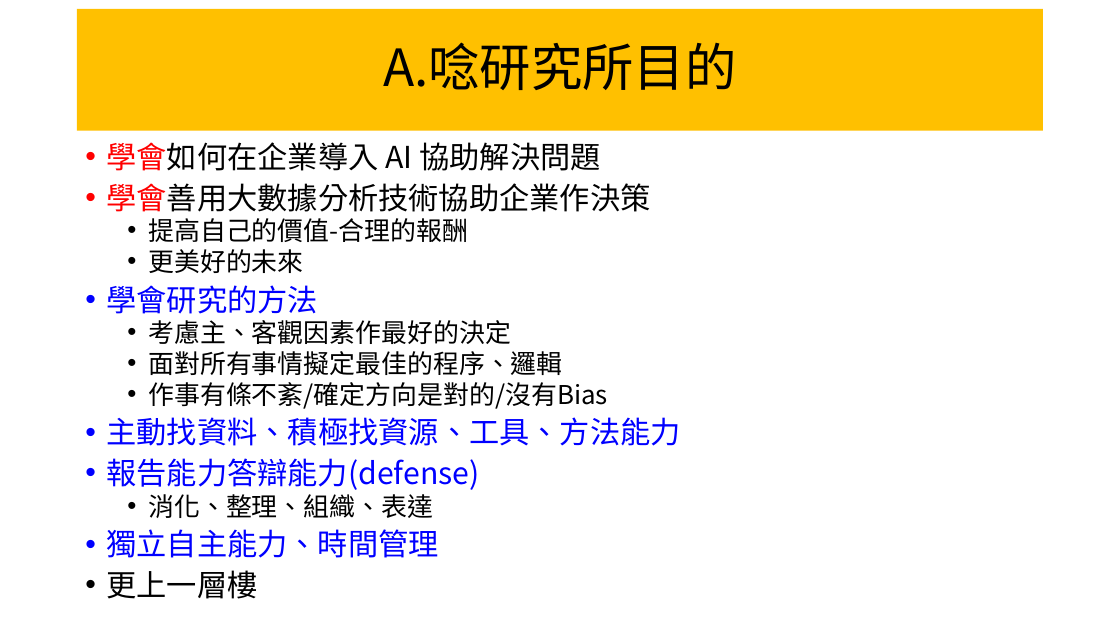
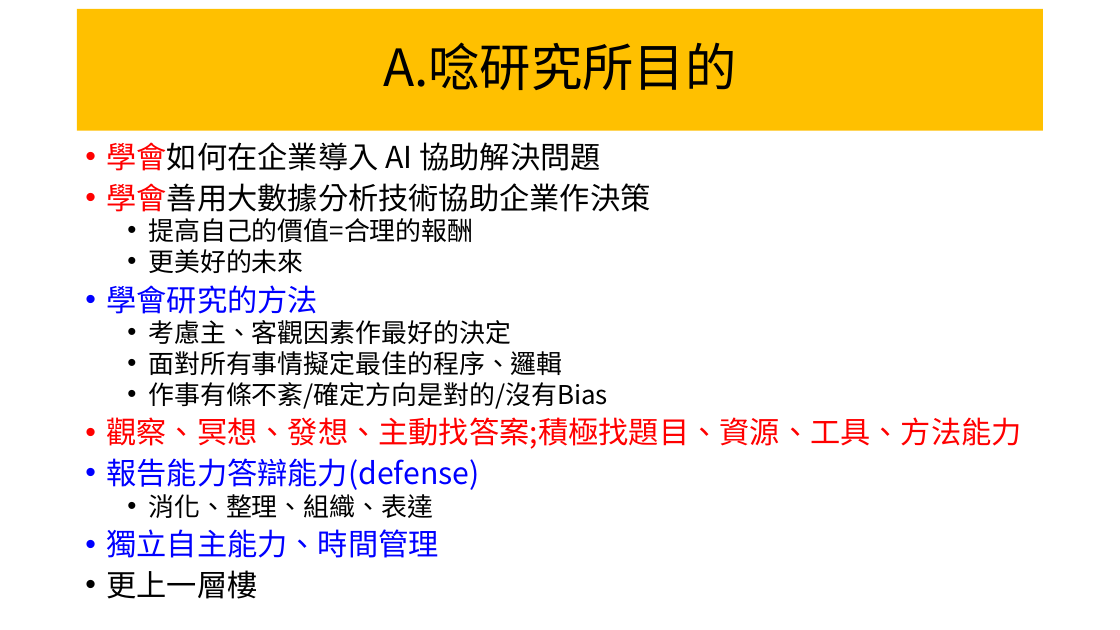
Before and after one commit to chih-chengwu/Artificial-Intelligence-MD, a slide deck: slide 5 of 第一週_AI.課堂規定及評量標準.pptx. Drawn at 1120x630 pixels with LibreOffice and Linux fonts; fonts in the diff are those of the drawing. Boxes give left, top, right and bottom in pixels: in the first picture for what was removed or moved away, otherwise in the second. Text is boxed around its words. In the diff, an @@ line names an element or a change of style, - is before the commit and + after.

```diff
--- a/第一週_AI.課堂規定及評量標準.pptx
+++ b/第一週_AI.課堂規定及評量標準.pptx
@@ text at bbox=[148, 218, 473, 242]: text changed @@
-  • 提高自己的價值-合理的報酬
+  • 提高自己的價值=合理的報酬
@@ text at bbox=[106, 417, 1021, 449]: text changed; text colour #0000FF to #FF0000 @@
-• 主動找資料、積極找資源、工具、方法能力
+• 觀察、冥想、發想、主動找答案;積極找題目、資源、工具、方法能力
```
Also in this commit, not shown: 1 other slide changed, 2 other files.
